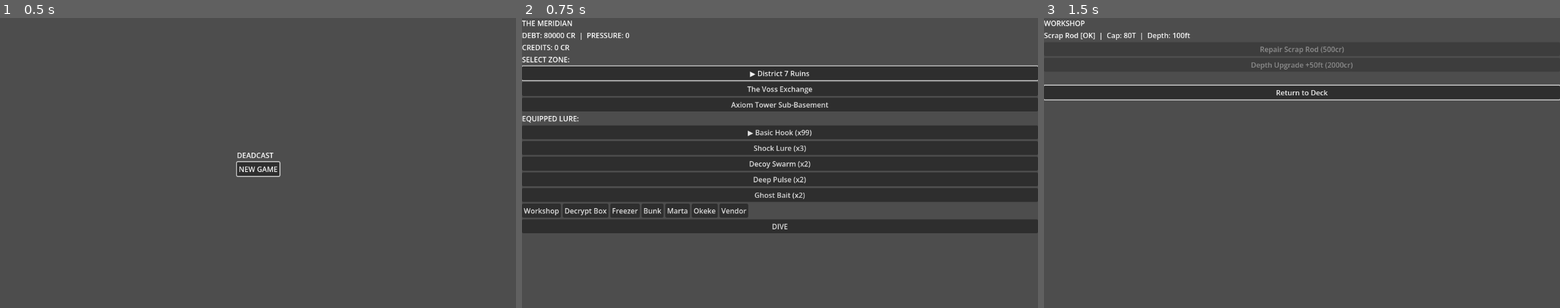
Above: before the commit, frames 1-3 (left to right).
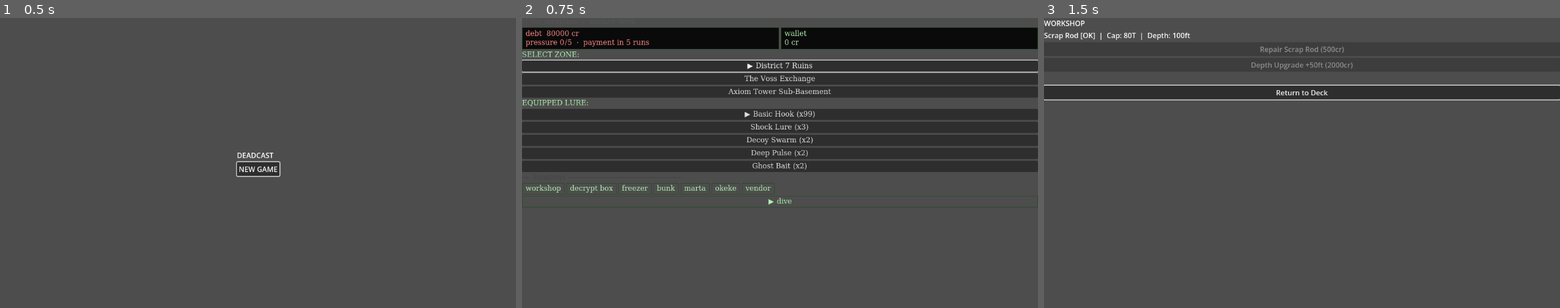
Above: after the commit, the same moments.

Repository: Teeohbee/deadcast
Game: Godot game, scene res://scenes/title_screen/TitleScreen.tscn
Same seed, same stepped clock (60 frames per second), same inputs: the game is played once before the commit and once after it.
Inputs:
- Up to frame 1 (0.5 s): no input
- Up to frame 2 (0.75 s): click "NEW GAME" at 0.5 s
- Up to frame 3 (1.5 s): click "Workshop" (after the commit: "workshop") at 1.25 s

Frame 1 is identical in both runs. In frame 2, 40% of the frame differs, in the area x 0-100%, y 0-75%; in frame 3, nothing differs.

Commit message:
feat: BargeHub terminal polish — economy panels, lowercase, UIStyle

Diff:
--- a/scenes/barge_hub/BargeHub.gd
+++ b/scenes/barge_hub/BargeHub.gd
@@ -1,8 +1,12 @@
 # scenes/barge_hub/BargeHub.gd
 extends Control
 
-@onready var debt_label: Label = $VBoxContainer/DebtLabel
-@onready var credits_label: Label = $VBoxContainer/CreditsLabel
+@onready var debt_label: Label = $VBoxContainer/EconomyRow/DebtPanel/DebtLabel
+@onready var credits_label: Label = $VBoxContainer/EconomyRow/CreditsPanel/CreditsLabel
+@onready var debt_panel: PanelContainer = $VBoxContainer/EconomyRow/DebtPanel
+@onready var credits_panel: PanelContainer = $VBoxContainer/EconomyRow/CreditsPanel
+@onready var title_label: Label = $VBoxContainer/TitleLabel
+@onready var separator_label: Label = $VBoxContainer/SeparatorLabel
 @onready var dive_button: Button = $VBoxContainer/DiveButton
 @onready var workshop_btn: Button = $VBoxContainer/LocationButtons/WorkshopBtn
 @onready var decrypt_btn: Button = $VBoxContainer/LocationButtons/DecryptBtn
@@ -23,6 +27,8 @@
 }
 
 func _ready() -> void:
+	self.theme = UIStyle.get_theme()
+
 	if GameState.pressure_level >= 5:
 		get_tree().change_scene_to_file("res://scenes/barge_hub/GameOver.tscn")
 		return
@@ -36,11 +42,26 @@
 	dive_button.pressed.connect(_on_dive_pressed)
 	EventBus.credits_changed.connect(_refresh_labels)
 	_refresh_labels(GameState.credits)
-	debt_label.text = "DEBT: %d CR  |  PRESSURE: %d" % [GameState.debt, GameState.pressure_level]
 
-	for btn in [dive_button, workshop_btn, decrypt_btn, freezer_btn,
+	UIStyle.apply_label(title_label, UIStyle.COL_DIM)
+	UIStyle.apply_label(separator_label, UIStyle.COL_SEP)
+	UIStyle.apply_panel(debt_panel)
+	UIStyle.apply_panel(credits_panel)
+	UIStyle.apply_button(dive_button)
+	dive_button.focus_mode = Control.FOCUS_ALL
+
+	for btn in [workshop_btn, decrypt_btn, freezer_btn,
 				bunk_btn, marta_btn, okeke_btn, vendor_btn]:
 		btn.focus_mode = Control.FOCUS_ALL
+		UIStyle.apply_button(btn)
+
+	if GameState.rod_damaged:
+		workshop_btn.text = "workshop ⚠"
+		workshop_btn.add_theme_color_override("font_color", UIStyle.COL_WARNING)
+
+	if _has_new_marta_beat():
+		marta_btn.text = "marta !"
+		marta_btn.add_theme_color_override("font_color", UIStyle.COL_DEBT)
 
 	workshop_btn.pressed.connect(func(): _go_to("workshop"))
 	decrypt_btn.pressed.connect(func(): _go_to("decrypt"))
@@ -50,19 +71,18 @@
 	okeke_btn.pressed.connect(func(): _go_to("okeke"))
 	vendor_btn.pressed.connect(func(): _go_to("vendor"))
 
-	# Show rod damage warning
-	if GameState.rod_damaged:
-		workshop_btn.text = "Workshop ⚠"
-
-	if _has_new_marta_beat():
-		marta_btn.text = "Marta !"
-
 	await get_tree().process_frame
 	$VBoxContainer/ZoneSelector/District7Button.grab_focus()
 
 func _refresh_labels(_ignored: int = 0) -> void:
-	credits_label.text = "CREDITS: %d CR" % GameState.credits
-	debt_label.text = "DEBT: %d CR  |  PRESSURE: %d" % [GameState.debt, GameState.pressure_level]
+	var runs_to_pmt = 5 - GameState.runs_since_payment
+	debt_label.text = "debt  %d cr\npressure %d/5  ·  payment in %d run%s" % [
+		GameState.debt, GameState.pressure_level,
+		runs_to_pmt, "s" if runs_to_pmt != 1 else ""]
+	UIStyle.apply_label(debt_label, UIStyle.COL_DEBT)
+
+	credits_label.text = "wallet\n%d cr" % GameState.credits
+	UIStyle.apply_label(credits_label, UIStyle.COL_TEXT)
 
 func _on_dive_pressed() -> void:
 	get_tree().change_scene_to_file("res://scenes/dive_run/DiveRun.tscn")
--- a/scenes/barge_hub/BargeHub.tscn
+++ b/scenes/barge_hub/BargeHub.tscn
@@ -18,40 +18,52 @@
 anchor_bottom = 1.0
 
 [node name="TitleLabel" type="Label" parent="VBoxContainer"]
-text = "THE MERIDIAN"
+text = "// the meridian — surface deck"
 
-[node name="DebtLabel" type="Label" parent="VBoxContainer"]
-text = "DEBT: 80000 CR"
+[node name="EconomyRow" type="HBoxContainer" parent="VBoxContainer"]
 
-[node name="CreditsLabel" type="Label" parent="VBoxContainer"]
-text = "CREDITS: 0 CR"
+[node name="DebtPanel" type="PanelContainer" parent="VBoxContainer/EconomyRow"]
+size_flags_horizontal = 3
+
+[node name="DebtLabel" type="Label" parent="VBoxContainer/EconomyRow/DebtPanel"]
+text = ""
+autowrap_mode = 3
+
+[node name="CreditsPanel" type="PanelContainer" parent="VBoxContainer/EconomyRow"]
+size_flags_horizontal = 3
+
+[node name="CreditsLabel" type="Label" parent="VBoxContainer/EconomyRow/CreditsPanel"]
+text = ""
 
 [node name="ZoneSelector" parent="VBoxContainer" instance=ExtResource("2_zsel")]
 
 [node name="LureEquip" parent="VBoxContainer" instance=ExtResource("3_leq")]
 
+[node name="SeparatorLabel" type="Label" parent="VBoxContainer"]
+text = "── locations ───────────────────────────"
+
 [node name="LocationButtons" type="HBoxContainer" parent="VBoxContainer"]
 
 [node name="WorkshopBtn" type="Button" parent="VBoxContainer/LocationButtons"]
-text = "Workshop"
+text = "workshop"
 
 [node name="DecryptBtn" type="Button" parent="VBoxContainer/LocationButtons"]
-text = "Decrypt Box"
+text = "decrypt box"
 
 [node name="FreezerBtn" type="Button" parent="VBoxContainer/LocationButtons"]
-text = "Freezer"
+text = "freezer"
 
 [node name="BunkBtn" type="Button" parent="VBoxContainer/LocationButtons"]
-text = "Bunk"
+text = "bunk"
 
 [node name="MartaBtn" type="Button" parent="VBoxContainer/LocationButtons"]
-text = "Marta"
+text = "marta"
 
 [node name="OkekeBtn" type="Button" parent="VBoxContainer/LocationButtons"]
-text = "Okeke"
+text = "okeke"
 
 [node name="VendorBtn" type="Button" parent="VBoxContainer/LocationButtons"]
-text = "Vendor"
+text = "vendor"
 
 [node name="DiveButton" type="Button" parent="VBoxContainer"]
-text = "DIVE"
+text = "▶ dive"
